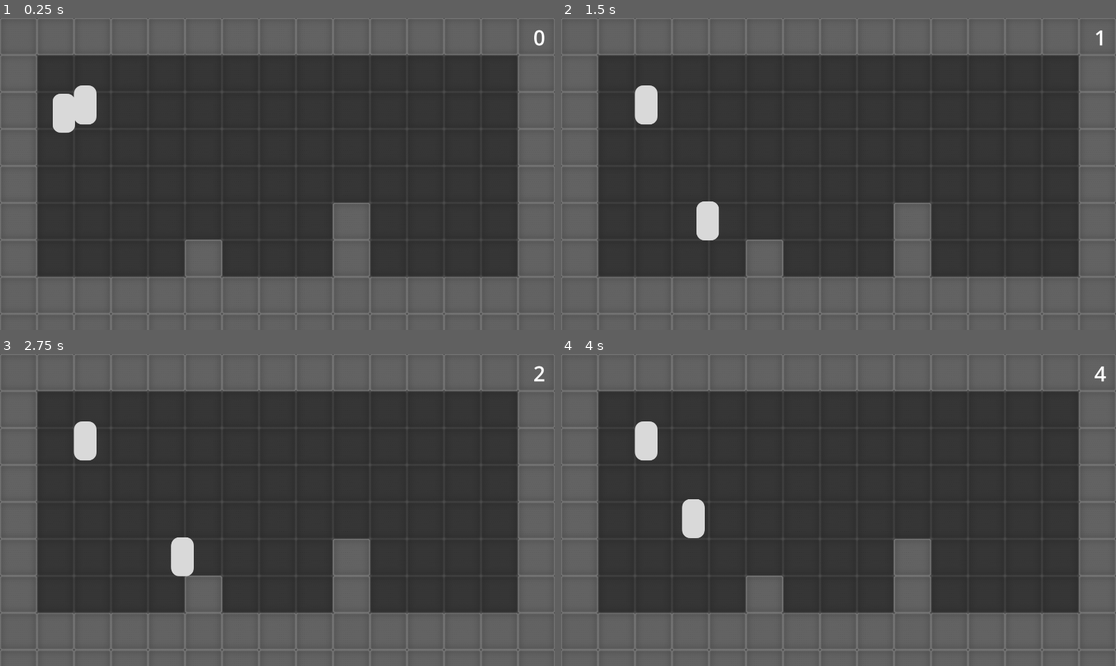
Above: before the commit, frames 1-4 (two rows, left to right).
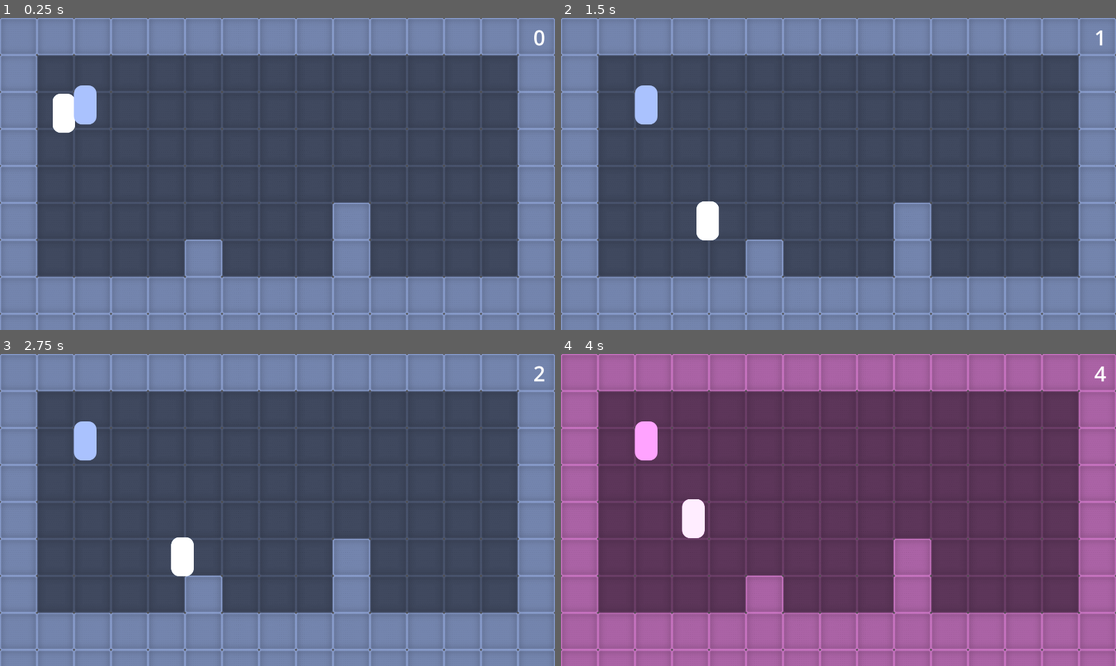
Above: after the commit, the same moments.

Repository: helenaruizs/loop-loop
Game: Godot game, scene res://scenes/main.tscn
Two runs of this game, one before a commit and one after it. Both use one fixed random seed, a clock stepped at 60 frames per second and the inputs below.
Inputs (mouse positions are in pixels of both pictures, inside the frame that each line leads up to):
- Up to frame 1 (0.25 s): no input
- Up to frame 2 (1.5 s): tap Enter at 0.5 s; move the mouse to (960, 158) at 0.52 s; hold D (move_right) 0.53-1.25 s; tap Space (jump) at 0.6, 0.77, 1.07 s; click (960, 158) at 0.67 s; drag from (727, 189) to (810, 236) at 1.27 s
- Up to frame 3 (2.75 s): move the mouse to (333, 441) at 2.02 s; hold D (move_right) from 2.03 s (still down); tap Delete at 2.1 s; tap Space (jump) at 2.3 s
- Up to frame 4 (4 s): release D (move_right) at 2.75 s; drag from (810, 572) to (672, 463) at 2.77 s; tap Space (jump) at 3.5, 3.77, 3.8 s; move the mouse to (1005, 556) at 3.52 s; hold A (move_left) from 3.53 s (still down); tap 2 at 3.6 s

The runs differ from the first frame. In frame 1, 100% of the frame differs, in the area x 0-100%, y 0-100%; in frame 2, 100%; in frame 3, 100%; in frame 4, 100%.

Commit message:
Added some pzazz

Diff:
--- /dev/null
+++ b/characters/blink.gdshader
@@ -0,0 +1,15 @@
+shader_type canvas_item;
+uniform vec4 blink_color: source_color;
+uniform float blink_intensity = 0;
+
+void fragment() {
+	vec4 color = texture(TEXTURE, UV);
+	color = mix(color, blink_color, blink_intensity * color.a);
+
+	COLOR = color;
+}
+
+//void light() {
+//	// Called for every pixel for every light affecting the CanvasItem.
+//	// Uncomment to replace the default light processing function with this one.
+//}
--- a/characters/character.gd
+++ b/characters/character.gd
@@ -2,11 +2,14 @@
 
 extends CharacterBody2D
 
-
+@onready var sprite: AnimatedSprite2D = $AnimatedSprite2D
 @export var speed := 400.0
 @export var jump_power := -500.0
 
 var is_current := false
+
+func _ready() -> void:
+	set_shader_intensity(0.0)
 
 func char_physics_process(delta: float) -> void:
 	# Add the gravity.
@@ -26,3 +29,12 @@
 		velocity.x = move_toward(velocity.x, 0, speed)
 
 	move_and_slide()
+
+
+func tween_shader(intensity_start: float, intensity_end: float) -> void:
+	var tween: Tween = create_tween()
+	var duration:= 0.1
+	tween.tween_method(set_shader_intensity, intensity_start, intensity_end, duration)
+
+func set_shader_intensity(intensity: float) -> void:
+	sprite.material.set_shader_parameter("blink_intensity", intensity)
--- a/characters/character.tscn
+++ b/characters/character.tscn
@@ -6,6 +6,30 @@
 [sub_resource type="CapsuleShape2D" id="CapsuleShape2D_qqr4u"]
 radius = 37.0
 height = 124.0
+
+[sub_resource type="Shader" id="Shader_qqr4u"]
+code = "shader_type canvas_item;
+uniform vec4 blink_color: source_color;
+uniform float blink_intensity = 0;
+
+void fragment() {
+	vec4 color = texture(TEXTURE, UV);
+	color = mix(color, blink_color, blink_intensity * color.a);
+
+	COLOR = color;
+}
+
+//void light() {
+//	// Called for every pixel for every light affecting the CanvasItem.
+//	// Uncomment to replace the default light processing function with this one.
+//}
+"
+
+[sub_resource type="ShaderMaterial" id="ShaderMaterial_qqr4u"]
+resource_local_to_scene = true
+shader = SubResource("Shader_qqr4u")
+shader_parameter/blink_color = Color(1, 1, 1, 1)
+shader_parameter/blink_intensity = 1.0
 
 [sub_resource type="SpriteFrames" id="SpriteFrames_3fwhk"]
 animations = [{
@@ -21,12 +45,15 @@
 [node name="Character" type="CharacterBody2D"]
 collision_mask = 3
 script = ExtResource("1_qqr4u")
+speed = null
+jump_power = null
 
 [node name="CollisionShape2D" type="CollisionShape2D" parent="."]
 position = Vector2(0, -63)
 shape = SubResource("CapsuleShape2D_qqr4u")
 
 [node name="AnimatedSprite2D" type="AnimatedSprite2D" parent="."]
+material = SubResource("ShaderMaterial_qqr4u")
 position = Vector2(0, -68)
 sprite_frames = SubResource("SpriteFrames_3fwhk")
 animation = &"idle"
--- a/project.godot
+++ b/project.godot
@@ -14,6 +14,10 @@
 run/main_scene="uid://gf5n1x2j0k11"
 config/features=PackedStringArray("4.5", "GL Compatibility")
 config/icon="res://icon.svg"
+
+[autoload]
+
+Globals="*res://scripts/globals.tscn"
 
 [debug]
 
@@ -32,6 +36,7 @@
 
 folder_colors={
 "res://addons/_Godot-IDE_/plugins": "blue",
+"res://addons/_Godot-IDE_/plugins/": "blue",
 "res://addons/_Godot-IDE_/shared_resources/": "teal"
 }
 
--- a/scenes/main.gd
+++ b/scenes/main.gd
@@ -1,15 +1,26 @@
 extends Node
+
+@onready var main_light: DirectionalLight2D = $DirectionalLight2D
 
 @onready var timer: Timer = $Timer
 @onready var fx_click: AudioStreamPlayer = $FX_Click
 @onready var fx_click_2: AudioStreamPlayer = $FX_Click2
-@onready var ui: Control = $UI
+@onready var camera: Camera2D = $Camera2D
 
 @export var characters: Array[Character]
+@export var ui: UI
 @export var map: Map
 
-var current_char : Character
-var current_index := 0
+var colors: Array[Color] = [
+	Globals.color_01,
+	Globals.color_02,
+	Globals.color_03,
+	Globals.color_04,
+]
+
+var current_char: Character
+var current_color: Color
+var current_index:= 0
 
 @export var max_time := 4
 var current_time := 0
@@ -20,6 +31,9 @@
 	if characters.size() == 0:
 		push_error("Characters array is empty")
 	current_char = characters[0]
+	current_color = colors[0]
+	current_char.set_shader_intensity(1.0)
+	change_light(current_color)
 
 func _physics_process(delta: float) -> void:
 	current_char.char_physics_process(delta)
@@ -28,10 +42,6 @@
 func _process(delta: float) -> void:
 	pass
 
-
-func _on_character_turn_done() -> void:
-	current_index = (current_index + 1) % characters.size()
-	current_char = characters[current_index]
 
 func _on_timer_timeout() -> void:
 	current_time += 1
@@ -46,6 +56,15 @@
 
 	fx_click_2.play()
 
+	current_char.tween_shader(1.0, 0.0)
 	# Cycle through to next char in the array and make it their turn
 	current_index = (current_index + 1) % characters.size()
 	current_char = characters[current_index]
+	current_color = colors[current_index]
+
+	current_char.tween_shader(0.0, 1.0)
+
+	change_light(current_color)
+
+func change_light(_color: Color) -> void:
+	main_light.color = _color
--- a/scenes/main.tscn
+++ b/scenes/main.tscn
@@ -14,18 +14,23 @@
 font = SubResource("SystemFont_tbgi4")
 font_size = 72
 
-[node name="Main" type="Node" node_paths=PackedStringArray("characters", "map")]
+[node name="Main" type="Node" node_paths=PackedStringArray("characters", "ui", "map")]
 script = ExtResource("1_sugp2")
 characters = [NodePath("Character1"), NodePath("Character2")]
+ui = NodePath("UI")
 map = NodePath("Map")
 
 [node name="Map" parent="." instance=ExtResource("1_o5qli")]
 
 [node name="Character1" parent="." instance=ExtResource("2_0wfyh")]
 position = Vector2(295, 369)
+speed = 400.0
+jump_power = -500.0
 
 [node name="Character2" parent="." instance=ExtResource("2_0wfyh")]
 position = Vector2(295, 369)
+speed = 400.0
+jump_power = -500.0
 
 [node name="Timer" type="Timer" parent="."]
 
@@ -58,4 +63,11 @@
 label_settings = SubResource("LabelSettings_tefeu")
 horizontal_alignment = 2
 
+[node name="Camera2D" type="Camera2D" parent="."]
+anchor_mode = 0
+
+[node name="DirectionalLight2D" type="DirectionalLight2D" parent="."]
+energy = 0.76
+max_distance = 3450.0
+
 [connection signal="timeout" from="Timer" to="." method="_on_timer_timeout"]
--- /dev/null
+++ b/scripts/globals.gd
@@ -0,0 +1,15 @@
+extends Node
+
+@export var color_01: Color
+@export var color_02: Color
+@export var color_03: Color
+@export var color_04: Color
+
+# Called when the node enters the scene tree for the first time.
+func _ready() -> void:
+	pass # Replace with function body.
+
+
+# Called every frame. 'delta' is the elapsed time since the previous frame.
+func _process(delta: float) -> void:
+	pass
--- /dev/null
+++ b/scripts/globals.tscn
@@ -0,0 +1,10 @@
+[gd_scene load_steps=2 format=3 uid="uid://dbnjbhoq4b27r"]
+
+[ext_resource type="Script" uid="uid://dtqlw1gfktp6f" path="res://scripts/globals.gd" id="1_trau1"]
+
+[node name="Globals" type="Node"]
+script = ExtResource("1_trau1")
+color_01 = Color(0.23314856, 0.45712614, 1, 1)
+color_02 = Color(0.95686275, 0, 0.88235295, 1)
+color_03 = Color(0.70196074, 0.5294118, 0, 1)
+color_04 = Color(0, 0.7294118, 0.3176471, 1)
Binary file changed: assets/characters/character_01.png
Not shown, added: characters/blink.gdshader.uid
Not shown: 1 places in characters/character.tscn that only renumber resources
Not shown, added: scripts/globals.gd.uid
